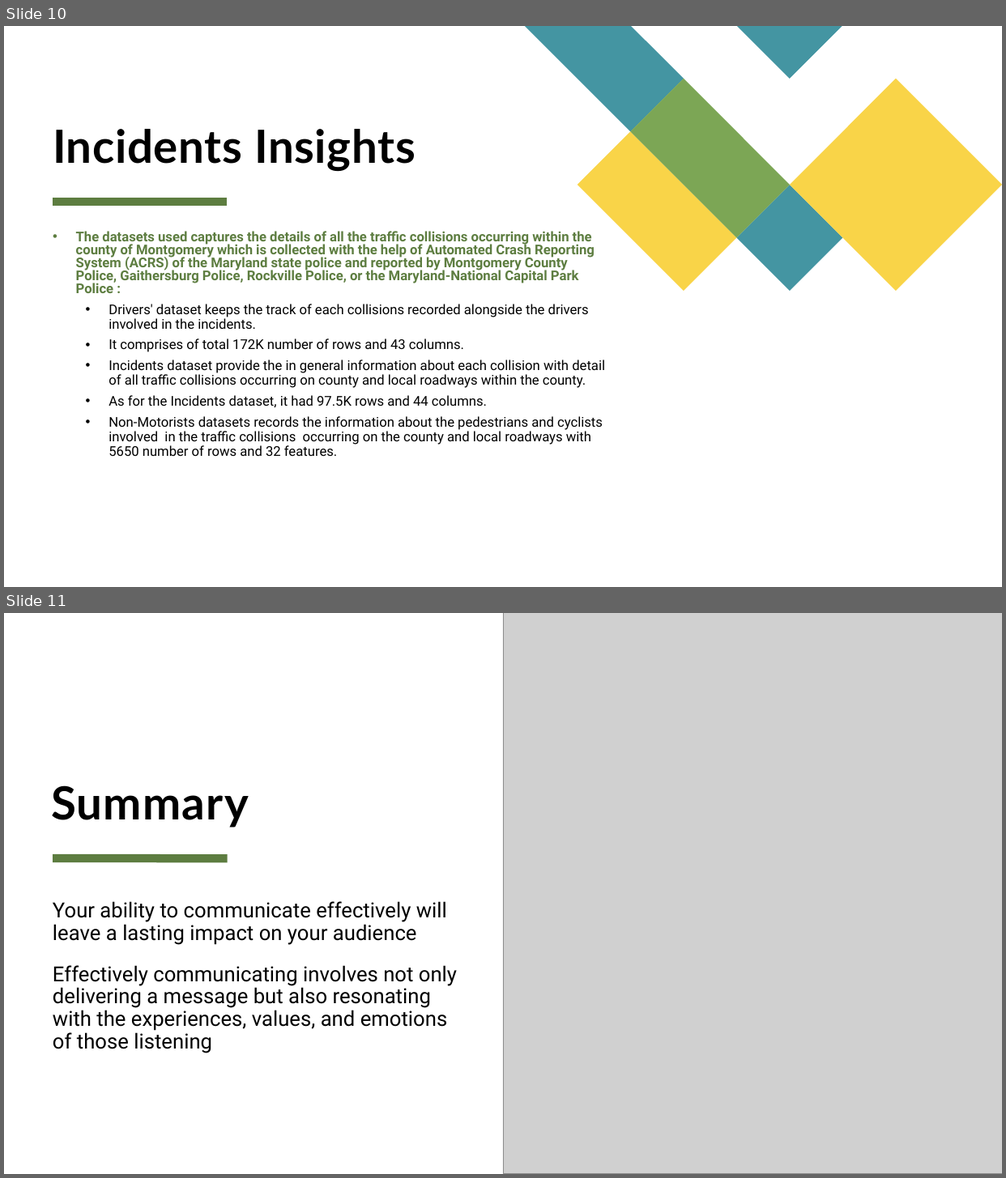
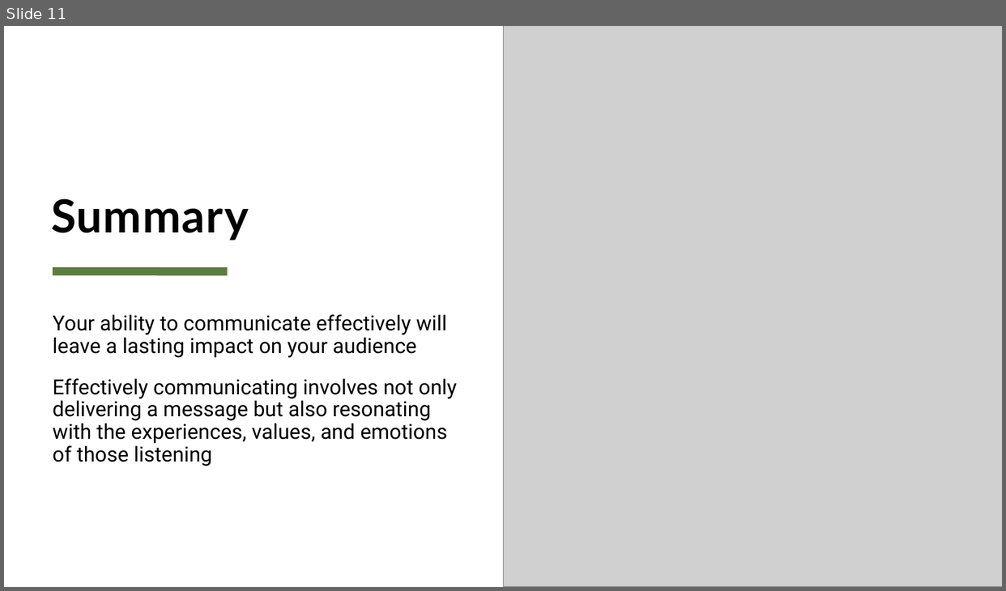
Before and after one commit to x22237941/Database-and-Analytical-Programming, a slide deck: TeamI.pptx. Shown one above the other, each under a label of ours: slides 10 and 11 before the commit, slide 11 after it. The pictures are 1006x1178 and 1006x591 pixels, drawn with LibreOffice and Linux fonts; fonts in the diff are those of the drawing; grey boxes stand for pictures. Boxes give left, top, right and bottom in pixels: in the first picture for what was removed or moved away, otherwise in the second. Text is boxed around its words. In the diff, an @@ line names an element or a change of style, - is before the commit and + after.

```diff
--- a/TeamI.pptx
+++ b/TeamI.pptx
@@ slide 10 removed at (x1=4, y1=26, x2=1002, y2=587), background #FFFFFF @@
@@ group removed at (x1=525, y1=26, x2=1002, y2=291): 5 freeform shapes @@
@@ title removed at (x1=53, y1=129, x2=415, y2=172) @@
-Incidents Insights
@@ line removed from (53, 202) to (227, 202) @@
@@ text removed at (x1=76, y1=231, x2=605, y2=456) @@
-• The datasets used captures the details of all the traffic collisions occurring within the county of Montgomery which is collected with the help of Automated Crash Reporting System (ACRS) of the Maryland state police and reported by Montgomery County Police, Gaithersburg Police, Rockville Police, or the Maryland-National Capital Park Police :
-  • Drivers' dataset keeps the track of each collisions recorded alongside the drivers involved in the incidents.
-  • It comprises of total 172K number of rows and 43 columns.
-  • Incidents dataset provide the in general information about each collision with detail of all traffic collisions occurring on county and local roadways within the county.
-  • As for the Incidents dataset, it had 97.5K rows and 44 columns.
-  • Non-Motorists datasets records the information about the pedestrians and cyclists involved in the traffic collisions occurring on the county and local roadways with 5650 number of rows and 32 features.
```
Also in this commit, not shown: 2 slides changed, 2 slides added, 1 other slide removed.
